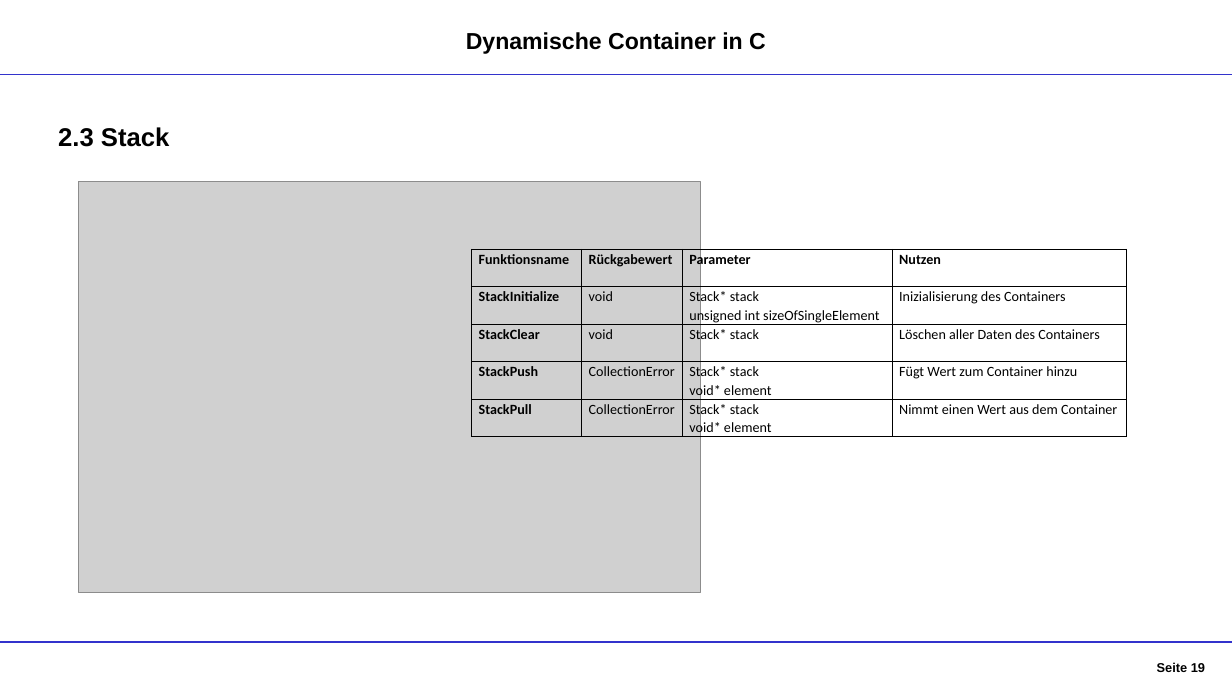
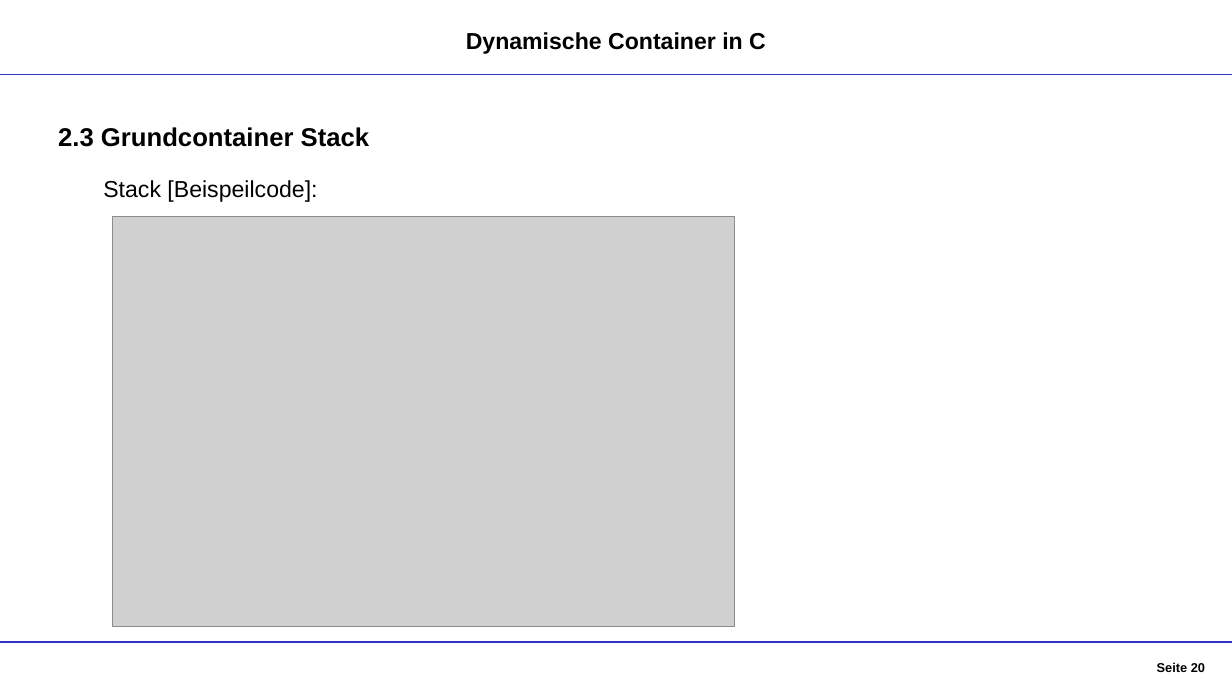
Before and after one commit to DennisGoss99/InPr_DynamicCollections, a slide deck: slide 20 of Dokumentation/Container - Präsentation.pptx (slide 19 before the commit). Drawn at 1232x693 pixels with LibreOffice and Linux fonts; fonts in the diff are those of the drawing; grey boxes stand for pictures. Boxes give left, top, right and bottom in pixels: in the first picture for what was removed or moved away, otherwise in the second. Text is boxed around its words. In the diff, an @@ line names an element or a change of style, - is before the commit and + after.

```diff
--- a/Dokumentation/Container - Präsentation.pptx
+++ b/Dokumentation/Container - Präsentation.pptx
@@ text at (58, 127, 370, 147): text changed @@
-2.3 Stack
+2.3 Grundcontainer Stack
@@ text added at (103, 180, 317, 202), 18 pt, text #000000 @@
+Stack [Beispeilcode]:
@@ picture: place and size @@
-picture at (79, 181, 701, 592)
+picture at (113, 216, 735, 628)
@@ table removed at (472, 250, 1127, 440), 5 rows, 4 columns @@
-Funktionsname | Rückgabewert | Parameter | Nutzen
-StackInitialize | void | Stack* stack / unsigned int sizeOfSingleElement | Inizialisierung des Containers
-StackClear | void | Stack* stack | Löschen aller Daten des Containers
-StackPush | CollectionError | Stack* stack / void* element | Fügt Wert zum Container hinzu
-StackPull | CollectionError | Stack* stack / void* element | Nimmt einen Wert aus dem Container
@@ page number at (1157, 662, 1205, 672): text changed @@
-Seite 19
+Seite 20
```
Also in this commit, not shown: 22 other slides changed, 4 slides added, 1 slide removed.
